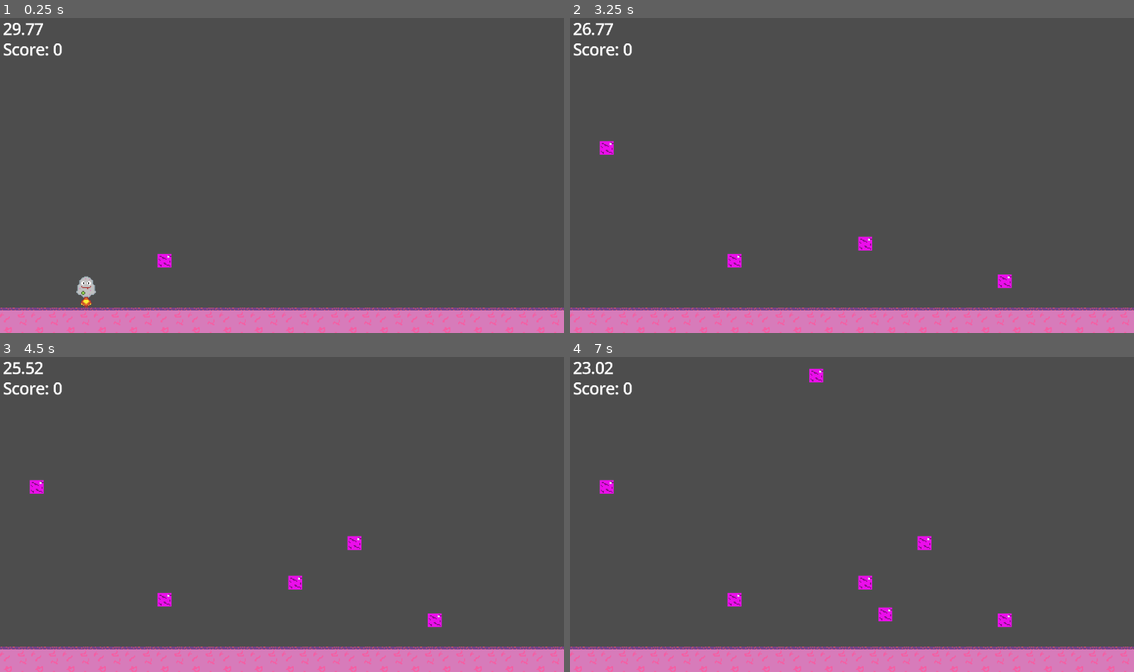
Above: before the commit, frames 1-4 (two rows, left to right).
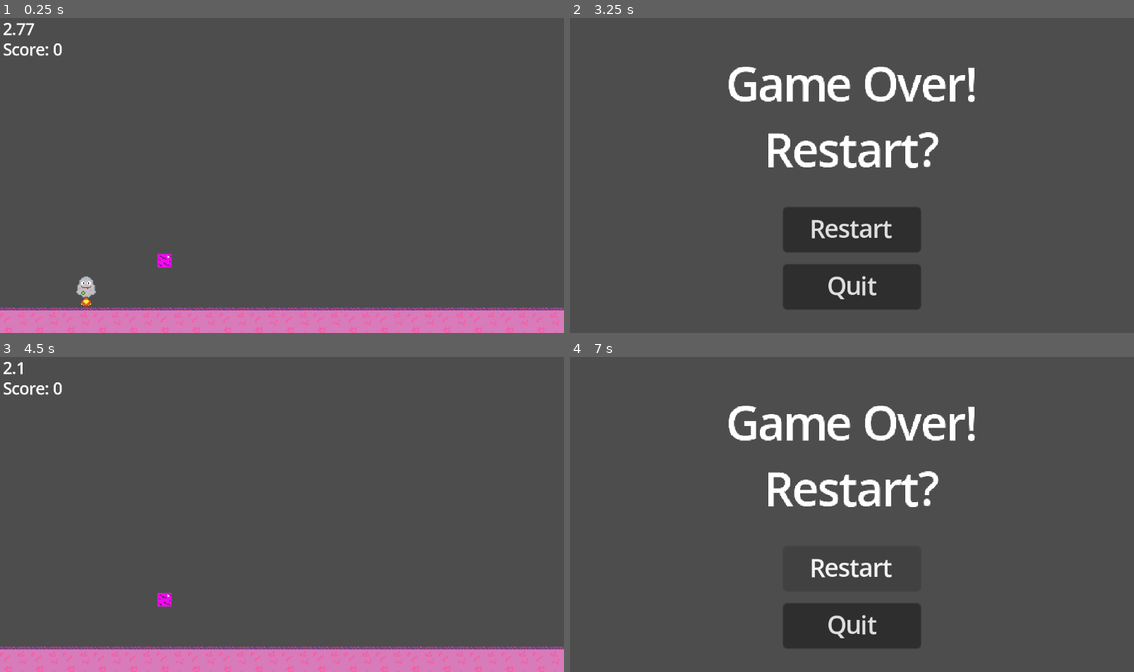
Above: after the commit, the same moments.

Repository: BigMouthInc/CS-IMGD4100GameJam
Game: Godot game, scene res://Scenes/main.tscn
Two runs of this game, one before a commit and one after it. Both use one fixed random seed, a clock stepped at 60 frames per second and the inputs below.
Inputs (mouse positions are in pixels of both pictures, inside the frame that each line leads up to):
- Up to frame 1 (0.25 s): no input
- Up to frame 2 (3.25 s): hold D (move_right) 0.53-2.03 s; tap S (teleport) every 0.75 s from 0.6 to 2.85 s; tap W (jump) at 0.77, 1.52, 3.02 s; hold A (move_left) 2.03-2.78 s; hold D (move_right) from 2.78 s (still down)
- Up to frame 3 (4.5 s): release D (move_right) at 3.5 s; click (282, 568) at 3.5 s, where only the run after the commit has a clickable "Restart"; hold D (move_right) from 4.28 s (still down); tap S (teleport) at 4.35 s
- Up to frame 4 (7 s): tap W (jump) at 4.52, 5.27, 6.77 s; release D (move_right) at 5.03 s; hold A (move_left) 5.03-5.78 s; tap S (teleport) at 5.1, 5.85, 6.6 s; hold D (move_right) 5.78-6.53 s; hold A (move_left) from 6.53 s (still down)

The runs differ from the first frame. In frame 1, less than 0.1% of the frame differs, in the area x 2-8%, y 1-6%; in frame 2, 19%, in the area x 0-100%, y 1-100%; in frame 3, 0.6%; in frame 4, 16%.

Commit message:
It's so Joever (the game)

Diff:
--- /dev/null
+++ b/cs-imgd-4100-game-jam!/Scenes/game_over.tscn
@@ -0,0 +1,40 @@
+[gd_scene load_steps=2 format=3 uid="uid://dxirp804ss1pp"]
+
+[ext_resource type="Script" uid="uid://ci3m3cfld0xc2" path="res://Scripts/buttons.gd" id="1_ojehl"]
+
+[node name="GameOver" type="Node2D"]
+
+[node name="Camera2D" type="Camera2D" parent="."]
+position = Vector2(192, 104)
+zoom = Vector2(3, 3)
+
+[node name="Label" type="Label" parent="."]
+offset_left = 106.0
+offset_top = 22.0
+offset_right = 278.0
+offset_bottom = 108.75
+theme_override_font_sizes/font_size = 30
+text = "Game Over!
+Restart?"
+horizontal_alignment = 1
+
+[node name="Restart" type="Button" parent="."]
+offset_left = 145.0
+offset_top = 126.0
+offset_right = 239.0
+offset_bottom = 153.0
+text = "Restart"
+script = ExtResource("1_ojehl")
+
+[node name="Quit" type="Button" parent="."]
+offset_left = 145.0
+offset_top = 165.0
+offset_right = 239.0
+offset_bottom = 196.0
+text = "Quit"
+script = ExtResource("1_ojehl")
+
+[connection signal="button_up" from="Restart" to="Restart" method="_on_restart_button_up"]
+[connection signal="button_up" from="Restart" to="Restart" method="_on_button_up"]
+[connection signal="button_up" from="Quit" to="Restart" method="_on_quit_button_up"]
+[connection signal="button_up" from="Quit" to="Quit" method="_on_button_up"]
--- a/cs-imgd-4100-game-jam!/Scenes/main.tscn
+++ b/cs-imgd-4100-game-jam!/Scenes/main.tscn
@@ -48,7 +48,7 @@
 position = Vector2(168, -80)
 
 [node name="Timer" type="Timer" parent="."]
-wait_time = 30.0
+wait_time = 3.0
 one_shot = true
 autostart = true
 
@@ -65,3 +65,4 @@
 offset_bottom = -284.0
 
 [connection signal="timeout" from="Spawner/Block Timer" to="Spawner" method="_on_block_timer_timeout"]
+[connection signal="timeout" from="Timer" to="." method="_on_timer_timeout"]
--- /dev/null
+++ b/cs-imgd-4100-game-jam!/Scripts/buttons.gd
@@ -0,0 +1,11 @@
+extends Button
+
+
+
+
+func _on_quit_button_up() -> void:
+	get_tree().quit()
+
+
+func _on_restart_button_up() -> void:
+	get_tree().change_scene_to_file("res://Scenes/main.tscn")
--- a/cs-imgd-4100-game-jam!/Scripts/main.gd
+++ b/cs-imgd-4100-game-jam!/Scripts/main.gd
@@ -8,3 +8,7 @@
 func _process(delta: float) -> void:
 	time.set_text(str(snapped(timer.get_time_left(), 0.01)))
 	scorePrint.set_text("Score: " + str(score))
+
+
+func _on_timer_timeout() -> void:
+	get_tree().change_scene_to_file("res://Scenes/game_over.tscn")
Not shown, added: cs-imgd-4100-game-jam!/Scripts/buttons.gd.uid
